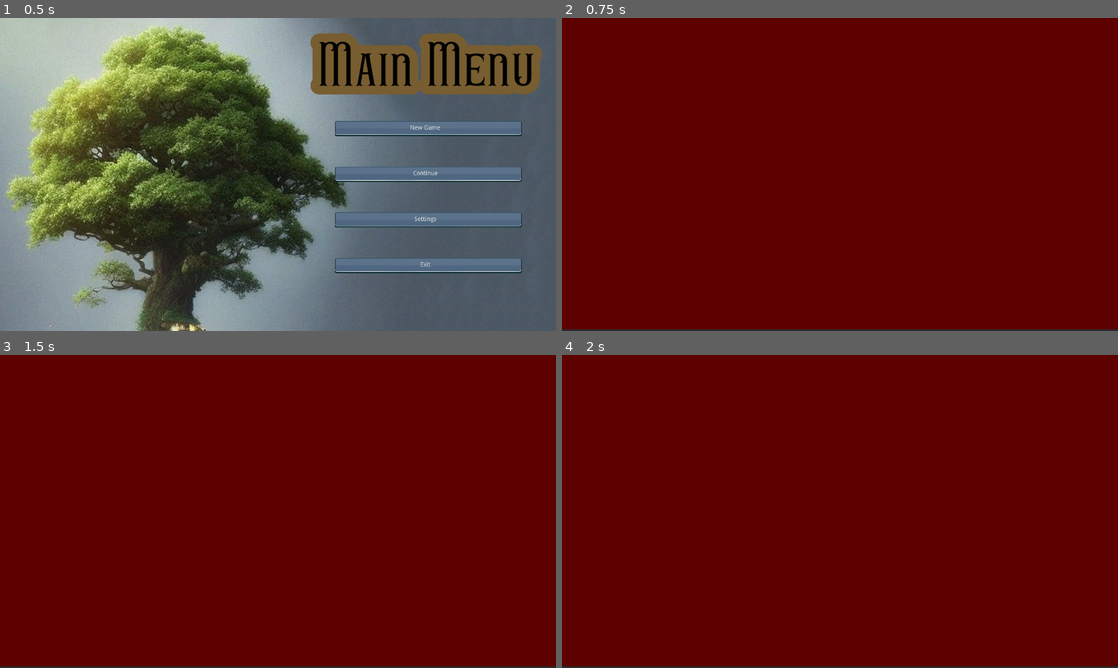
Above: before the commit, frames 1-4 (two rows, left to right).
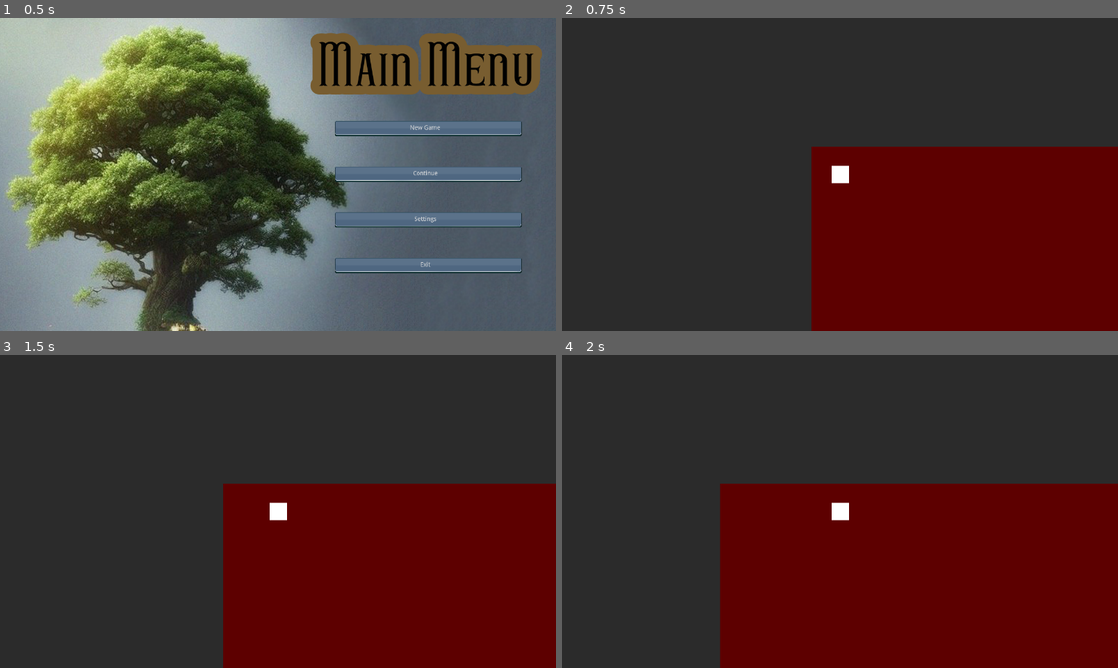
Above: after the commit, the same moments.

Repository: zolkins/RootGame
Game: Godot game, scene res://scenes/main_menu.tscn
The game is run twice, just before and just after one commit, with the same random seed, the same clock (stepped at 60 frames per second) and the same inputs.
Inputs (mouse positions are in pixels of both pictures, inside the frame that each line leads up to):
- Up to frame 1 (0.5 s): no input
- Up to frame 2 (0.75 s): click "New Game" at 0.5 s
- Up to frame 3 (1.5 s): tap Enter at 1.25 s; move the mouse to (400, 495) at 1.27 s; hold Right (ui_right) from 1.28 s (still down); click (400, 495) at 1.42 s
- Up to frame 4 (2 s): keep holding Right (ui_right)

Frame 1 is identical in both runs. In frame 2, 68% of the frame differs, in the area x 0-100%, y 0-100%; in frame 3, 65%; in frame 4, 58%.

Commit message:
added player+movement

Diff:
--- /dev/null
+++ b/KinematicBody2D.gd
@@ -0,0 +1,28 @@
+extends KinematicBody2D
+
+export (int) var speed = 300
+#onready var _animated_sprite = $animated_sprite
+var velocity = Vector2()
+
+# Ходьба
+func move():
+	velocity = Vector2()
+	if Input.is_action_pressed("ui_right"):
+		velocity.x += 1
+		#_animated_sprite.play("walk_right")
+	if Input.is_action_pressed("ui_left"):
+		#_animated_sprite.play("walk_left")
+		velocity.x -= 1
+	if Input.is_action_pressed("ui_down"):
+		velocity.y += 1
+	if Input.is_action_pressed("ui_up"):
+		#_animated_sprite.play("walk_up")
+		velocity.y -= 1
+	if velocity.length() == 0:
+		#_animated_sprite.play("idle")
+		pass
+	velocity = velocity.normalized() * speed
+	move_and_slide(velocity)
+
+func _process(_delta):
+	move()
--- a/project.godot
+++ b/project.godot
@@ -16,6 +16,7 @@
 [debug]
 
 settings/fps/force_fps=60
+settings/stdout/print_fps=true
 
 [display]
 
@@ -36,6 +37,37 @@
 
 common/drop_mouse_on_gui_input_disabled=true
 
+[input]
+
+ui_left={
+"deadzone": 0.5,
+"events": [ Object(InputEventKey,"resource_local_to_scene":false,"resource_name":"","device":0,"alt":false,"shift":false,"control":false,"meta":false,"command":false,"pressed":false,"scancode":16777231,"physical_scancode":0,"unicode":0,"echo":false,"script":null)
+, Object(InputEventJoypadButton,"resource_local_to_scene":false,"resource_name":"","device":0,"button_index":14,"pressure":0.0,"pressed":false,"script":null)
+, Object(InputEventKey,"resource_local_to_scene":false,"resource_name":"","device":0,"alt":false,"shift":false,"control":false,"meta":false,"command":false,"pressed":false,"scancode":65,"physical_scancode":0,"unicode":0,"echo":false,"script":null)
+ ]
+}
+ui_right={
+"deadzone": 0.5,
+"events": [ Object(InputEventKey,"resource_local_to_scene":false,"resource_name":"","device":0,"alt":false,"shift":false,"control":false,"meta":false,"command":false,"pressed":false,"scancode":16777233,"physical_scancode":0,"unicode":0,"echo":false,"script":null)
+, Object(InputEventJoypadButton,"resource_local_to_scene":false,"resource_name":"","device":0,"button_index":15,"pressure":0.0,"pressed":false,"script":null)
+, Object(InputEventKey,"resource_local_to_scene":false,"resource_name":"","device":0,"alt":false,"shift":false,"control":false,"meta":false,"command":false,"pressed":false,"scancode":68,"physical_scancode":0,"unicode":0,"echo":false,"script":null)
+ ]
+}
+ui_up={
+"deadzone": 0.5,
+"events": [ Object(InputEventKey,"resource_local_to_scene":false,"resource_name":"","device":0,"alt":false,"shift":false,"control":false,"meta":false,"command":false,"pressed":false,"scancode":16777232,"physical_scancode":0,"unicode":0,"echo":false,"script":null)
+, Object(InputEventJoypadButton,"resource_local_to_scene":false,"resource_name":"","device":0,"button_index":12,"pressure":0.0,"pressed":false,"script":null)
+, Object(InputEventKey,"resource_local_to_scene":false,"resource_name":"","device":0,"alt":false,"shift":false,"control":false,"meta":false,"command":false,"pressed":false,"scancode":87,"physical_scancode":0,"unicode":0,"echo":false,"script":null)
+ ]
+}
+ui_down={
+"deadzone": 0.5,
+"events": [ Object(InputEventKey,"resource_local_to_scene":false,"resource_name":"","device":0,"alt":false,"shift":false,"control":false,"meta":false,"command":false,"pressed":false,"scancode":16777234,"physical_scancode":0,"unicode":0,"echo":false,"script":null)
+, Object(InputEventJoypadButton,"resource_local_to_scene":false,"resource_name":"","device":0,"button_index":13,"pressure":0.0,"pressed":false,"script":null)
+, Object(InputEventKey,"resource_local_to_scene":false,"resource_name":"","device":0,"alt":false,"shift":false,"control":false,"meta":false,"command":false,"pressed":false,"scancode":83,"physical_scancode":0,"unicode":0,"echo":false,"script":null)
+ ]
+}
+
 [locale]
 
 locale_filter=[ 1, [ "ru", "uk" ] ]
--- /dev/null
+++ b/scenes/Area2D.gd
@@ -0,0 +1,26 @@
+extends Area2D
+
+signal selection_toggled(selection)
+
+export var exclusive = true
+export var selection_action = "select"
+
+var selected = false setget set_selected
+
+func set_selected(selection):
+	if selection:
+		_make_exclusive()
+		add_to_group("selected")
+	else:
+		remove_from_group("selected")
+	selected = selection
+	emit_signal("selection_toggled", selected)
+
+func _make_exclusive():
+		if not selected:
+			return
+		get_tree().call_group("selected", "set_selected", false)
+
+func _input_event(viewport, event, shape_idx):
+	if event.is_action_pressed(selection_action):
+		set_selected(not selected)
--- /dev/null
+++ b/scenes/TileMap.gd
@@ -0,0 +1,31 @@
+extends TileMap
+
+
+# Declare member variables here. Examples:
+# var a = 2
+# var b = "text"
+
+
+# Called when the node enters the scene tree for the first time.
+func _ready():
+	randomize()
+	#clear()
+	for x in range(64):
+		for y in range(64):
+			set_cell(x, y, randi() % 4)
+	for x in range(64):
+		set_cell(x, 0, 3)
+		set_cell(x, 1, 3)
+		set_cell(x, 63, 3)
+		set_cell(x, 64, 3)
+		set_cell(0, x, 3)
+		set_cell(1, x, 3)
+		set_cell(63, x, 3)
+		set_cell(64, x, 3)
+	update_bitmask_region(Vector2(0, 0), Vector2(64, 64) )
+	pass # Replace with function body.
+
+
+# Called every frame. 'delta' is the elapsed time since the previous frame.
+#func _process(delta):
+#	pass
--- a/scenes/map.tscn
+++ b/scenes/map.tscn
@@ -1,4 +1,6 @@
-[gd_scene format=2]
+[gd_scene load_steps=2 format=2]
+
+[ext_resource path="res://scenes/player.tscn" type="PackedScene" id=1]
 
 [node name="Node2D" type="Node2D"]
 
@@ -6,3 +8,6 @@
 margin_right = 1282.0
 margin_bottom = 716.0
 color = Color( 0.364706, 0, 0, 1 )
+
+[node name="KinematicBody2D" parent="." instance=ExtResource( 1 )]
+position = Vector2( 66, 64 )
--- /dev/null
+++ b/scenes/player.tscn
@@ -0,0 +1,22 @@
+[gd_scene load_steps=3 format=2]
+
+[ext_resource path="res://KinematicBody2D.gd" type="Script" id=1]
+
+[sub_resource type="CapsuleShape2D" id=1]
+
+[node name="KinematicBody2D" type="KinematicBody2D"]
+script = ExtResource( 1 )
+
+[node name="CollisionShape2D" type="CollisionShape2D" parent="."]
+shape = SubResource( 1 )
+
+[node name="AnimatedSprite" type="AnimatedSprite" parent="."]
+
+[node name="ColorRect" type="ColorRect" parent="."]
+margin_left = -19.0
+margin_top = -20.0
+margin_right = 21.0
+margin_bottom = 20.0
+
+[node name="Camera2D" type="Camera2D" parent="."]
+current = true
Empty file added: scripts/KinematicBody2D.gd
